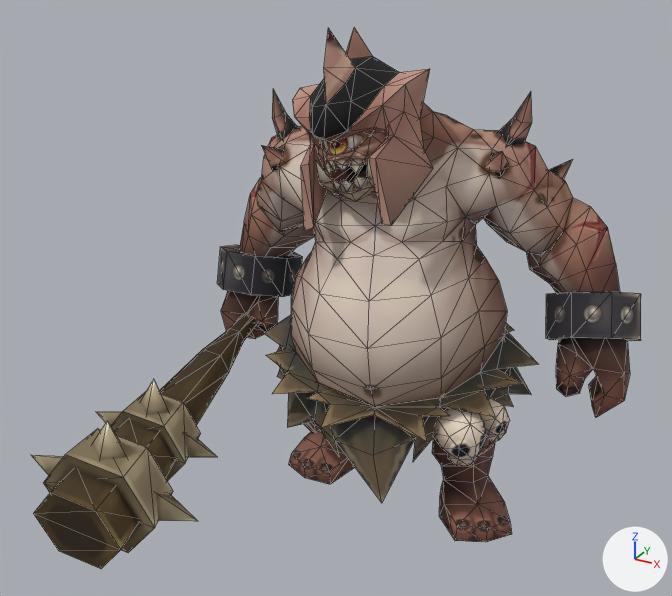
Renders of the OBJ model Resource/Boss02/Animation/Idle/Idle (26).obj from each side of a commit.
The view is the same before and after, from a camera (50 mm lens) standing at (191.0, -424.0, 326.0) and looking at (-17.0, -46.0, 137.0). Every picture has the same lights, and +X, +Y and +Z are marked at lower right. Mesh edges are drawn as thin lines. Where no turn or scale is listed for an object, it has been applied to the vertices. Vertices at the same position are counted once.

Script lines for the objects in view, before the commit:
```python
me_cyclops01_w = bpy.data.meshes.new('Cyclops01_W')
me_cyclops01_w.from_pydata(...)  # 124 vertices, 156 faces; spans x -142.0..-47.0, y -172.0..71.0, z 5.0..98.0
me_cyclops01_w.materials.append(mat_material__26)  # picture img_texture_w_png
me_cyclops03 = bpy.data.meshes.new('Cyclops03')
me_cyclops03.from_pydata(...)  # 738 vertices, 1324 faces; spans x -141.0..119.0, y -68.0..81.0, z -1.0..268.0
me_cyclops03.materials.append(mat_material__25)  # picture img_texture_png
# before: 301 (-104.0, 25.0, 153.0), 302 (-92.0, 27.0, 139.0)
# before: 644 (-89.0, 13.0, 225.0) at pixel (272, 88), 650 (-90.0, 12.0, 209.0) at pixel (272, 117)
# before: 712 (19.0, -62.0, 35.0) at pixel (381, 503)
ob_cyclops01_w = bpy.data.objects.new('Cyclops01_W', me_cyclops01_w)
ob_cyclops01_w.location = (0.0, 0.0, 0.0)
ob_cyclops03 = bpy.data.objects.new('Cyclops03', me_cyclops03)
ob_cyclops03.location = (0.0, 0.0, 0.0)
```
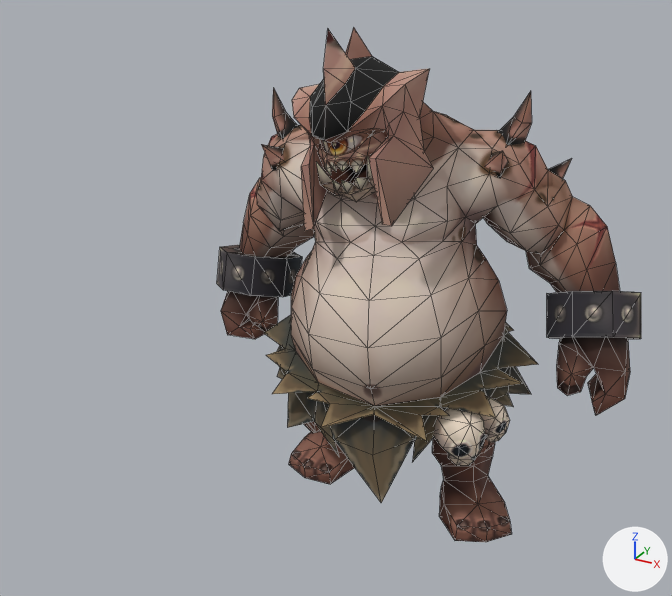
Scene script edits in JSON lines:
```json
{"block": "me_cyclops03", "where": "# used by ob_cyclops03; location = (0.0, 0.0, 0.0)"}
{"block": "me_cyclops03", "where": "# verts and faces of me_cyclops03; kept vertices keep their numbers, new ones are numbered from 738"}
{"op": "remove", "block": "me_cyclops03", "code": "me_cyclops03.from_pydata(...)  # 738 vertices, 1324 faces; spans x -141.0..119.0, y -68.0..81.0, z -1.0..268.0"}
{"op": "add", "block": "me_cyclops03", "code": "me_cyclops03.from_pydata(...)  # 738 vertices, 1324 faces; spans x -141.0..119.0, y -68.0..82.0, z -1.0..267.0"}
{"block": "me_cyclops03", "change": "me_cyclops03 part 1: the loose piece of 16 vertices spanning x 65.0..119.0, y 16.0..74.0, z 91.0..136.0 is moved by (0.0, 2.0, 0.0)"}
{"block": "me_cyclops03", "change": "me_cyclops03 part 2: the loose piece of 29 vertices spanning x 78.0..118.0, y 10.0..61.0, z 64.0..114.0 is moved by (0.0, 2.0, 0.0)"}
{"block": "me_cyclops03", "change": "me_cyclops03 part 3"}
{"block": "me_cyclops03", "change": "2 vertices are removed from x 56.0..63.0, y 52.0..60.0, z 178.0..188.0"}
{"block": "me_cyclops03", "change": "4 faces are deleted"}
{"block": "me_cyclops03", "change": "14 vertices in x 52.0..104.0, y 25.0..56.0, z 119.0..186.0 move by (0.0, 1.0, 0.0)"}
{"block": "me_cyclops03", "change": "10 vertices in x 39.0..91.0, y 54.0..81.0, z 128.0..194.0 move by (-1.0, 1.0, 0.0)"}
{"block": "me_cyclops03", "change": "3 vertices in x 79.0..96.0, y 31.0..65.0, z 112.0..128.0 move by (-1.0, 2.0, 0.0)"}
{"block": "me_cyclops03", "change": "9 vertices move from x 25.0..98.0, y 31.0..81.0, z 126.0..190.0 to x 24.0..98.0, y 32.0..82.0, z 125.0..190.0"}
{"block": "me_cyclops03", "change": "2 vertices are added at (62.0, 60.0, 178.0), (56.0, 53.0, 189.0)"}
{"block": "me_cyclops03", "change": "4 new faces join them"}
{"block": "me_cyclops03", "change": "me_cyclops03 part 4"}
{"op": "add", "block": "me_cyclops03", "code": "verts[301] = (-105.0, 25.0, 153.0)  # moved"}
{"op": "add", "block": "me_cyclops03", "code": "verts[302] = (-92.0, 26.0, 139.0)  # moved"}
{"block": "me_cyclops03", "change": "me_cyclops03 part 5"}
{"op": "add", "block": "me_cyclops03", "code": "verts[644] = (-89.0, 13.0, 226.0)  # moved, pixel (273, 87)"}
{"op": "add", "block": "me_cyclops03", "code": "verts[650] = (-90.0, 12.0, 210.0)  # moved, pixel (272, 116)"}
{"block": "me_cyclops03", "change": "me_cyclops03 part 6"}
{"op": "add", "block": "me_cyclops03", "code": "verts[712] = (19.0, -62.0, 35.0)  # moved, pixel (381, 503)"}
{"op": "remove", "block": "ob_cyclops01_w", "code": ["ob_cyclops01_w = bpy.data.objects.new('Cyclops01_W', me_cyclops01_w)", "ob_cyclops01_w.location = (0.0, 0.0, 0.0)"]}
```

Location of each change, (x1, y1, x2, y2) in pixels of the pictures (672 x 596 px; the box of a moved part takes in the faces that stretch with it):
```json
{"object": "Cyclops03", "change": "reshaped", "before": [217, 27, 641, 542], "after": [217, 28, 641, 542]}
{"object": "Cyclops01_W", "change": "deleted", "before": [31, 313, 256, 569], "on screen": "brown"}
{"part": 1, "of": "me_cyclops03", "change": "moved or reshaped", "before": [546, 292, 641, 341], "after": [547, 291, 641, 339]}
{"part": 2, "of": "me_cyclops03", "change": "moved or reshaped", "before": [556, 338, 630, 418], "after": [556, 337, 630, 415]}
{"part": 3, "of": "me_cyclops03", "change": "moved or reshaped", "before": [488, 147, 620, 293], "after": [487, 146, 620, 292]}
{"part": 4, "of": "me_cyclops03", "change": "moved or reshaped", "before": [251, 177, 302, 236], "after": [251, 178, 303, 236]}
{"part": 5, "of": "me_cyclops03", "change": "moved or reshaped", "before": [272, 89, 286, 140], "after": [272, 88, 286, 139]}
{"part": 6, "of": "me_cyclops03", "change": "moved or reshaped", "before": [336, 440, 414, 503], "after": [335, 440, 414, 503]}
```
